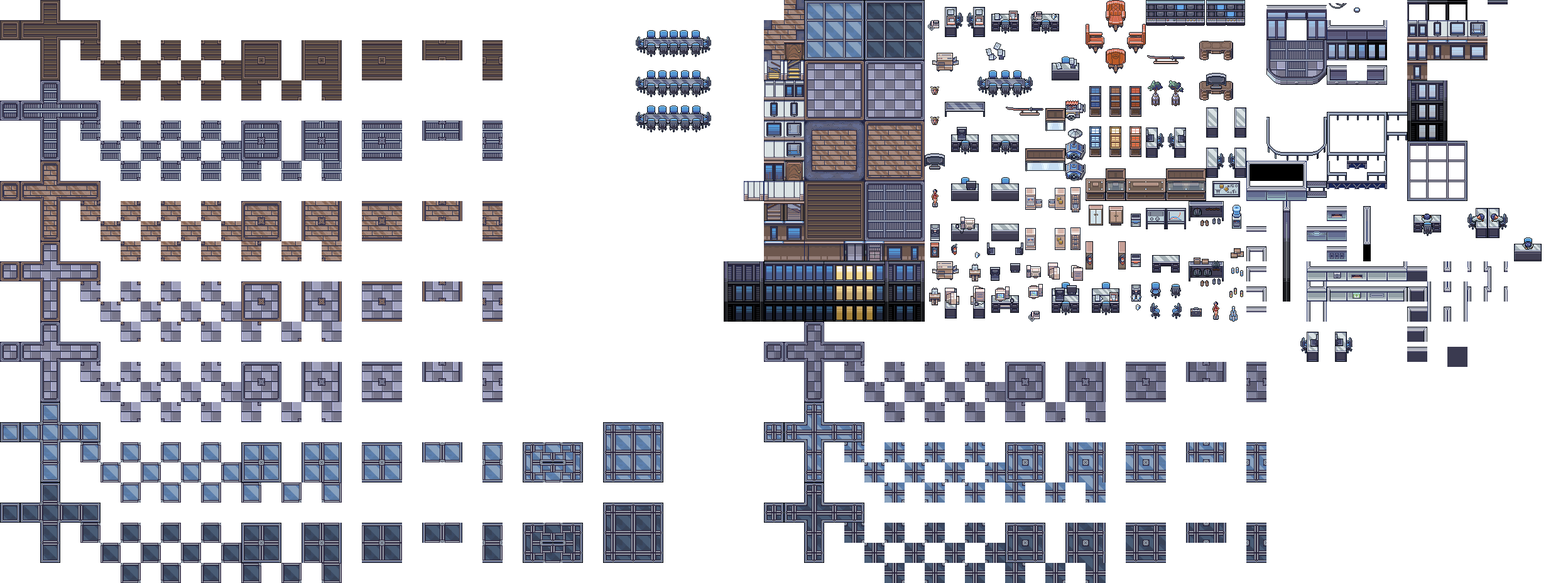
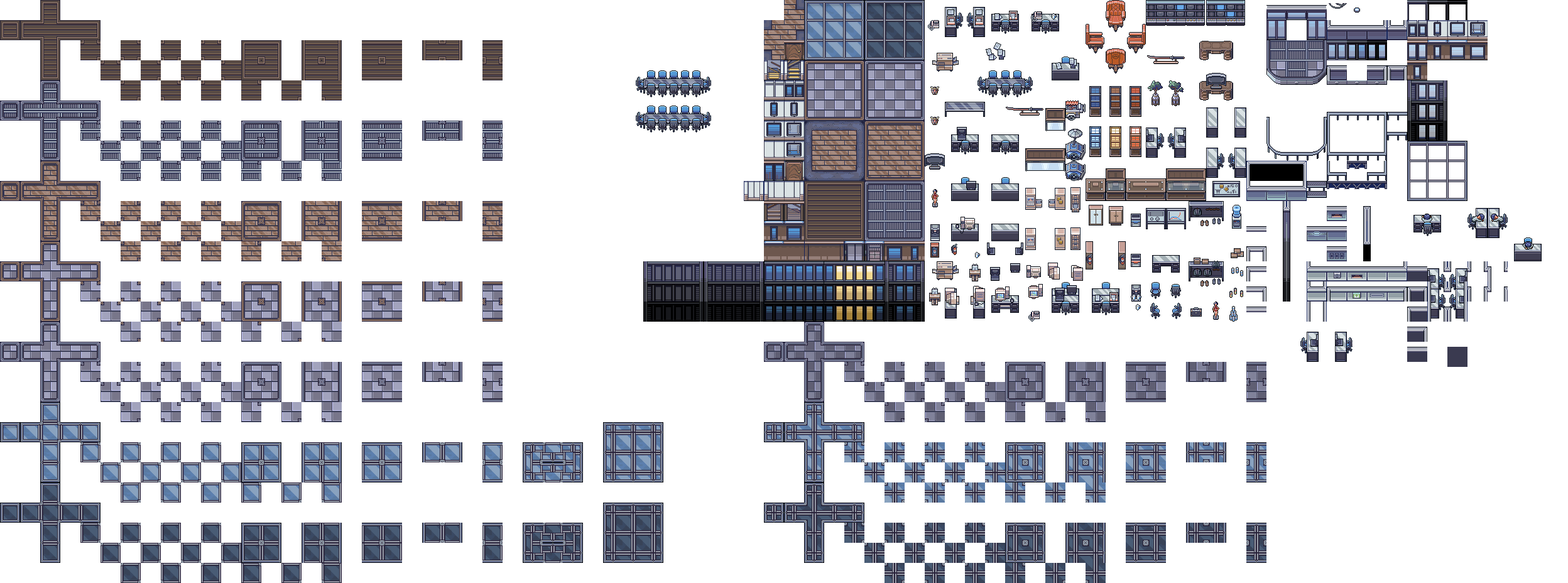
Layer changes from the first 1568×583 image to the second:
painted on "Ebene 3" over [1427, 268, 1468, 319]
removed layer "Ebene 1" from group "Dach Void" over [1427, 268, 1468, 319]
renamed "Layer 6 copy 2" to "Ebene 14", painted on it over [643, 261, 753, 322]
removed layer "Layer 5" from group "Außenfassade" over [723, 261, 753, 322]
removed group "Group 1" (5 layers) over [635, 30, 712, 58]
removed layer "Layer 11" from group "Group 1" over [635, 30, 664, 58]
removed layer "Layer 10" from group "Group 1" over [683, 30, 712, 58]
removed layer "Layer 8 copy 3" from group "Group 1" over [668, 30, 680, 58]
removed layer "Layer 8 copy 2" from group "Group 1" over [658, 30, 670, 58]
removed layer "MId" from group "Group 1" over [678, 30, 690, 58]
painted on "Layer 15" over [635, 0, 1508, 322]
removed layer "Base" over [635, 0, 1508, 322]
